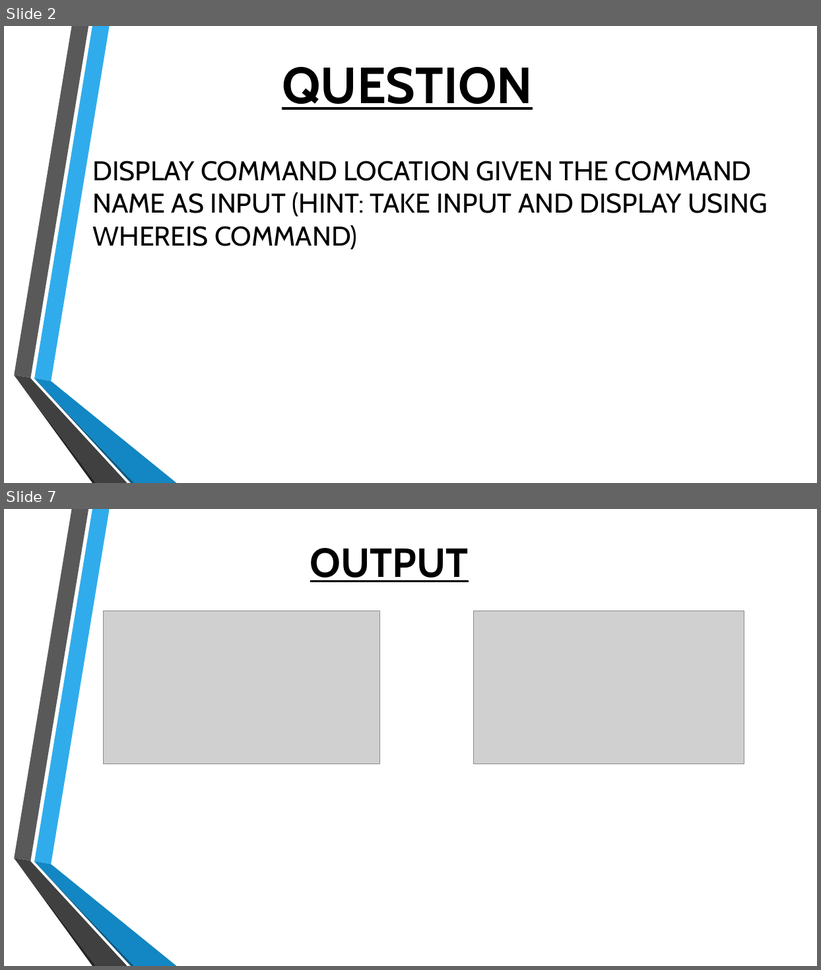
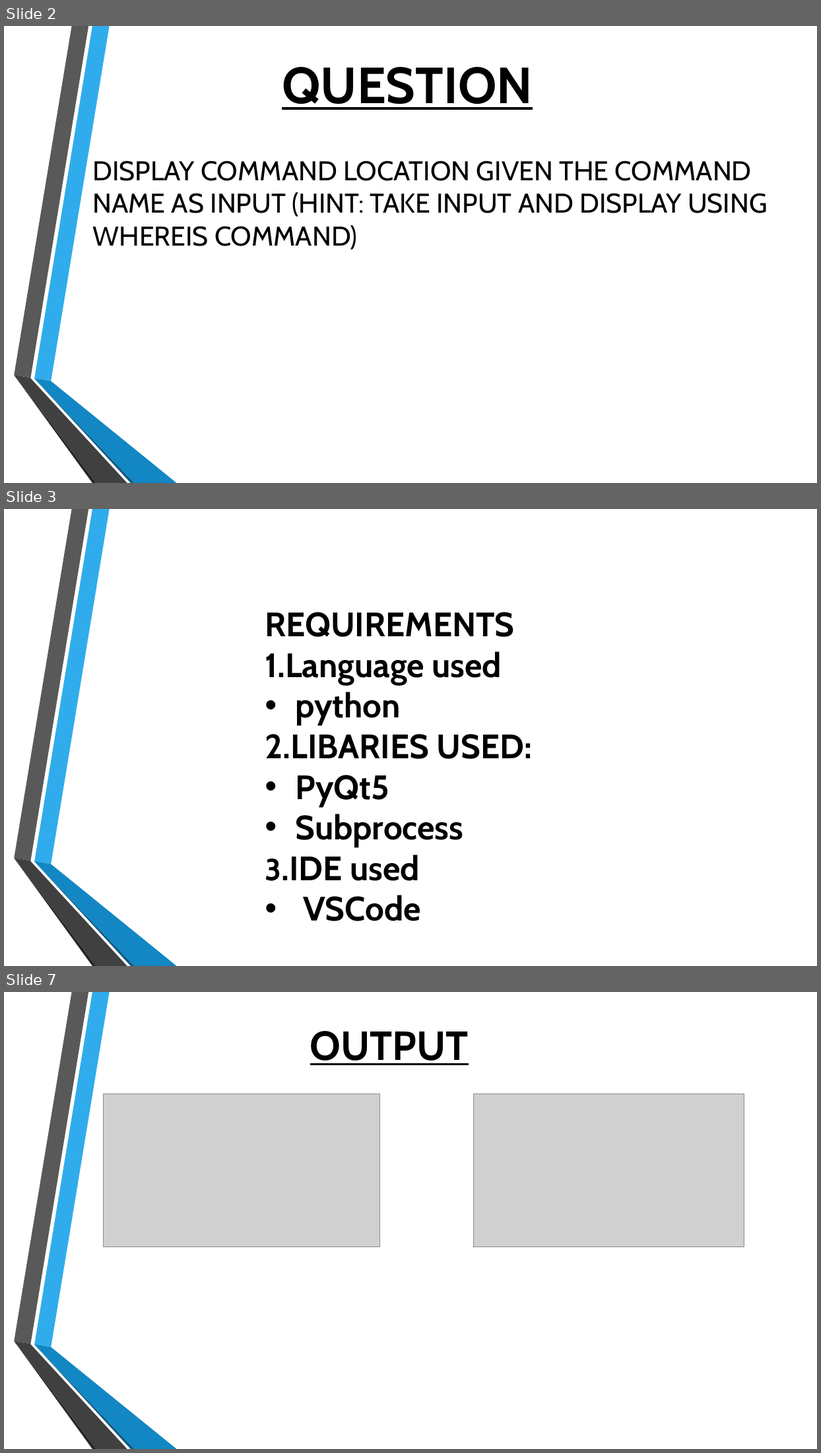
Before and after one commit to honeymariam/FOSS-Project-, a slide deck: FOSS assignment.pptx. Shown one above the other, each under a label of ours: slides 2 and 7 before the commit, slides 2, 3 and 7 after it; the slides between them are not shown. The pictures are 821x970 and 821x1453 pixels, drawn with LibreOffice and Linux fonts; fonts in the diff are those of the drawing; grey boxes stand for pictures; background and template pictures are left out. Boxes give left, top, right and bottom in pixels: in the first picture for what was removed or moved away, otherwise in the second. Text is boxed around its words. In the diff, an @@ line names an element or a change of style, - is before the commit and + after.

```diff
--- a/FOSS assignment.pptx
+++ b/FOSS assignment.pptx
@@ slide 3 added at <box>4,509,817,966</box>, background picture (left out); not listed: 6 template elements that a slide beside it also shows @@
@@ text added at <box>265,612,532,921</box>, 40 pt, text #000000, bold @@
+REQUIREMENTS
+1.Language used
+• python
+2.LIBARIES USED:
+• PyQt5
+• Subprocess
+3.IDE used
+• VSCode
```
Also in this commit, not shown: 3 slides changed, 1 slide removed, 1 other file.
